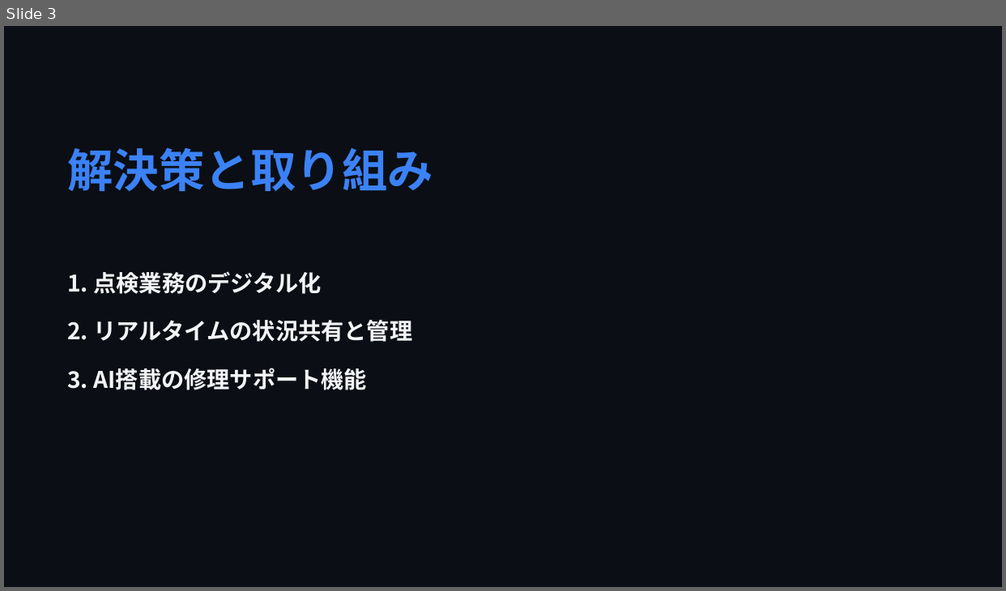
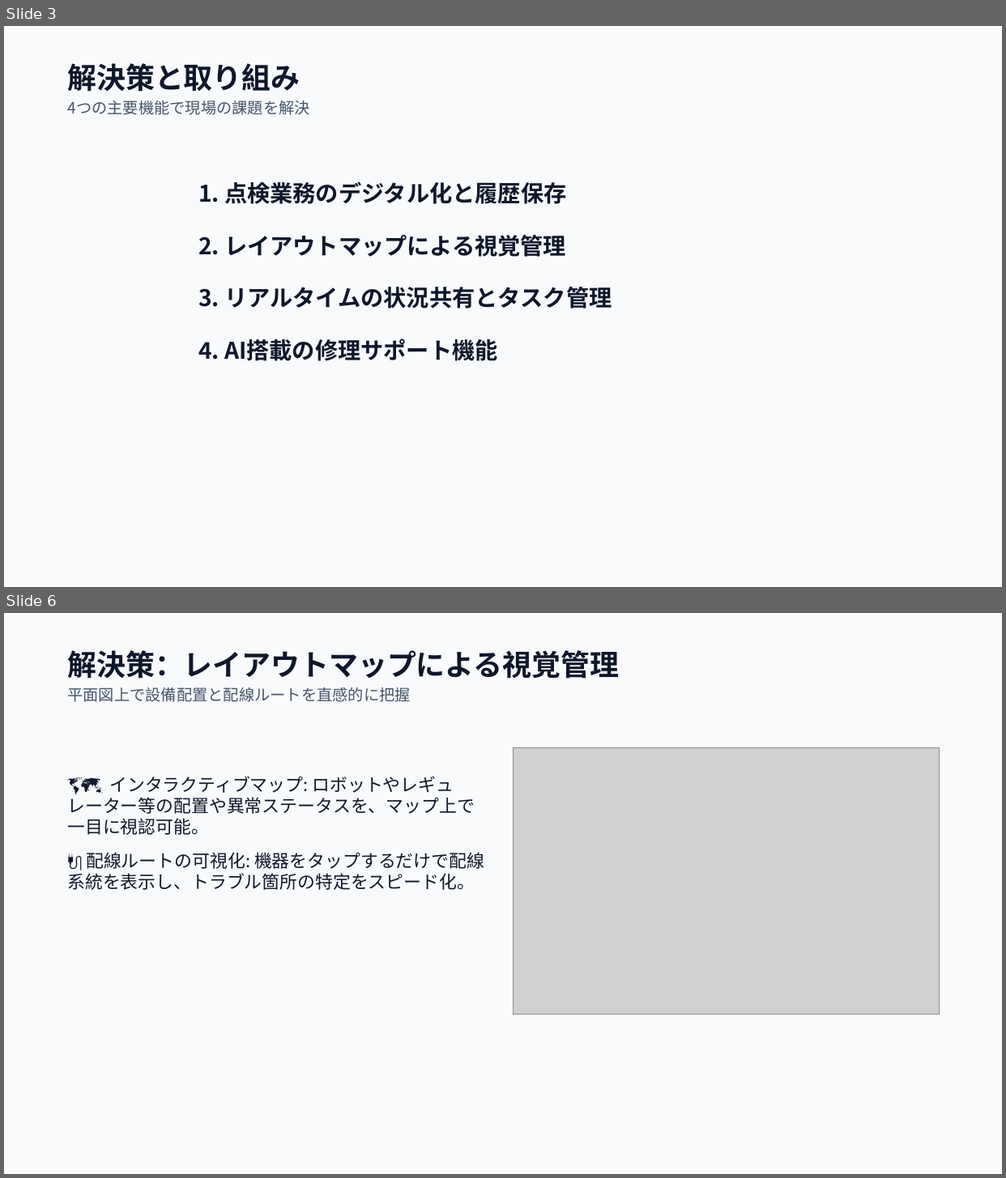
Before and after one commit to markjosephdsgatdula-dotcom/seibi-app-presentation, a slide deck: seibi_presentation.pptx. Shown one above the other, each under a label of ours: slide 3 before the commit, slides 3 and 6 after it; the slides between them are not shown. The pictures are 1006x591 and 1006x1178 pixels, drawn with LibreOffice and Linux fonts; fonts in the diff are those of the drawing; grey boxes stand for pictures. Boxes give left, top, right and bottom in pixels: in the first picture for what was removed or moved away, otherwise in the second. Text is boxed around its words. In the diff, an @@ line names an element or a change of style, - is before the commit and + after.

Commit message:
Update presentation to 12-slide Light Theme layout: reduced text density, restored Layout Map slide, high contrast for factory projectors

```diff
--- a/seibi_presentation.pptx
+++ b/seibi_presentation.pptx
@@ slide 6 added at box(4, 613, 1002, 1174), background #F8FAFC @@
@@ text added at box(67, 650, 619, 702), 15 pt, text #475569 @@
+解決策：レイアウトマップによる視覚管理
+平面図上で設備配置と配線ルートを直感的に把握
@@ picture added at box(513, 747, 940, 1014) @@
@@ text added at box(67, 776, 484, 890), 17 pt, text #0F172A @@
+🗺️ インタラクティブマップ: ロボットやレギュレーター等の配置や異常ステータスを、マップ上で一目に視認可能。
+🔌 配線ルートの可視化: 機器をタップするだけで配線系統を表示し、トラブル箇所の特定をスピード化。
@@ slide 3 changed as well @@
@@ background #0B0E14 to #F8FAFC @@
@@ text "解決策と取り組み": place and size @@
-text "解決策と取り組み" at box(67, 148, 433, 191)
+text "解決策と取り組み" at box(67, 63, 309, 115)
@@ text at box(67, 63, 300, 92): size 44 to 28 pt, text colour #3B82F6 to #0F172A in "解決策と取り組み" @@
@@ text at box(67, 101, 309, 115): paragraph added @@
+4つの主要機能で現場の課題を解決
@@ text at box(198, 182, 612, 361): text changed; text colour #F3F4F6 to #0F172A @@
-1. 点検業務のデジタル化
-2. リアルタイムの状況共有と管理
-3. AI搭載の修理サポート機能
+1. 点検業務のデジタル化と履歴保存
+2. レイアウトマップによる視覚管理
+3. リアルタイムの状況共有とタスク管理
+4. AI搭載の修理サポート機能
```
Also in this commit, not shown: 6 other slides changed, 4 other slides added, 4 slides removed, 20 other files.
